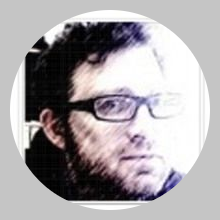
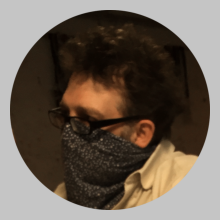
Before/after of a 220 x 220 layered artwork. What changed in the layer stack:
renamed "background #1" to "easye-webboot-avatar.png", painted on it over left=10, top=10, right=210, bottom=210
renamed "background" to "bg", painted on it over left=10, top=10, right=210, bottom=210
